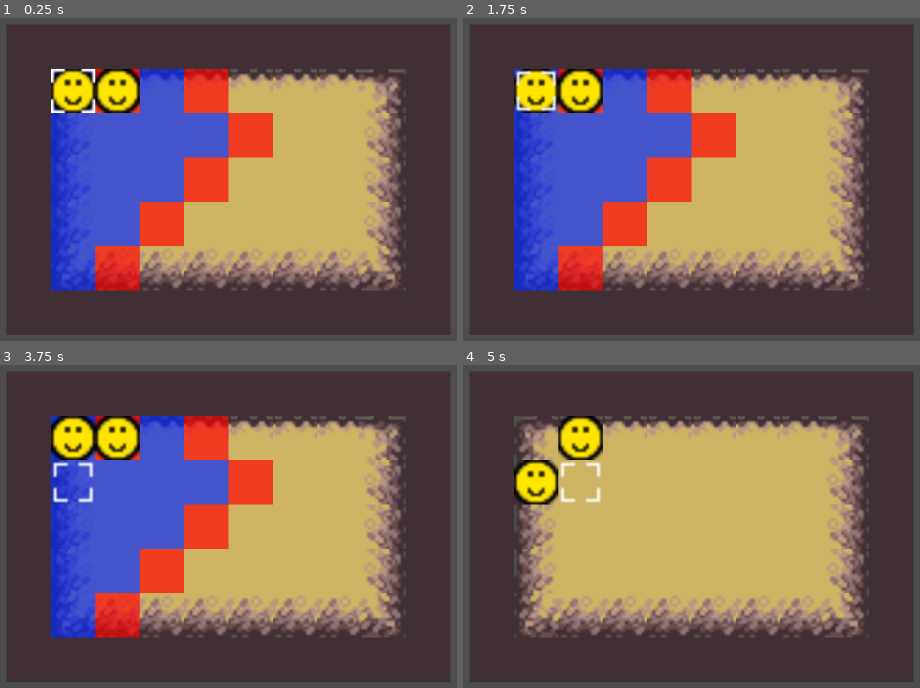
Above: before the commit, frames 1-4 (two rows, left to right).
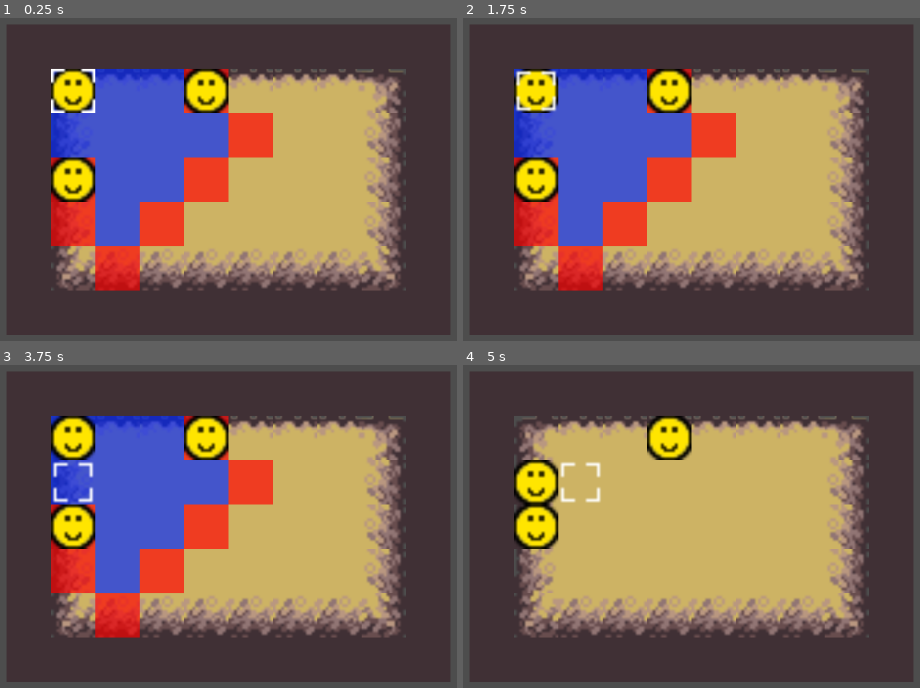
Above: after the commit, the same moments.

Repository: JonasBachmeier-UNI/GameEngineering
Game: Godot game, scene res://test.tscn
Two runs of this game, one before a commit and one after it. Both use one fixed random seed, a clock stepped at 60 frames per second and the inputs below.
Inputs:
- Up to frame 1 (0.25 s): no input
- Up to frame 2 (1.75 s): hold Up (ui_up) from 0.53 s (still down); tap Space (ui_select) at 0.77, 1.52 s; tap Enter at 1.25 s
- Up to frame 3 (3.75 s): release Up (ui_up) at 2.03 s; hold Left (ui_left) 2.03-3.53 s; tap Space (ui_select) at 3.02 s; hold Down (ui_down) from 3.53 s (still down)
- Up to frame 4 (5 s): tap Space (ui_select) at 3.77, 4.52 s; release Down (ui_down) at 4.28 s; hold Right (ui_right) from 4.28 s (still down)

The runs differ from the first frame. In frame 1, 6.7% of the frame differs, in the area x 11-51%, y 15-85%; in frame 2, 6.7%; in frame 3, 6.7%; in frame 4, 3.8%.

Commit message:
bugfix: Gegner stacken

Diff:
--- a/nohonoramongthieves/Scripts/GameLogic/unit.gd
+++ b/nohonoramongthieves/Scripts/GameLogic/unit.gd
@@ -311,6 +311,7 @@
 	var target_unit = null
 	var id = coordinate_to_id(x_coord, y_coord)
 	for unit in units:
+		## AKTUELLER BUG: Einheit ohne HP wird noch angezeigt, aber in KI deswegen nicht mehr verfolgt
 		if unit.is_enemy != is_enemy and unit.hp > 0:
 			var enemy_id = coordinate_to_id(unit.x_coord, unit.y_coord)
 			var path_to_unit = astar.get_point_path(id, enemy_id)
--- a/nohonoramongthieves/game_manager.gd
+++ b/nohonoramongthieves/game_manager.gd
@@ -21,6 +21,9 @@
 func _process(delta: float) -> void:
 	## Kein Input möglich
 	if !is_player_turn:
+		return
+
+	if !cursor.is_active:
 		return
 
 	if Input.is_action_just_pressed("ui_text_backspace"):
--- a/nohonoramongthieves/test.tscn
+++ b/nohonoramongthieves/test.tscn
@@ -128,10 +128,13 @@
 
 [node name="Unit" parent="GameBoard/Units" instance=ExtResource("6_0du6g")]
 
+[node name="Unit3" parent="GameBoard/Units" instance=ExtResource("6_0du6g")]
+is_enemy = true
+y_coord = 3
+
 [node name="Unit2" parent="GameBoard/Units" instance=ExtResource("6_0du6g")]
 is_enemy = true
-x_coord = 2
-move_range = 2
+x_coord = 4
 
 [node name="Cursor" type="AnimatedSprite2D" parent="GameBoard"]
 sprite_frames = SubResource("SpriteFrames_kfbps")
@@ -154,4 +157,5 @@
 [connection signal="player_turn" from="GameManager" to="GameBoard/Cursor" method="_on_game_manager_player_turn"]
 
 [editable path="GameBoard/Units/Unit"]
+[editable path="GameBoard/Units/Unit3"]
 [editable path="GameBoard/Units/Unit2"]
--- a/nohonoramongthieves/unit_manager.gd
+++ b/nohonoramongthieves/unit_manager.gd
@@ -53,7 +53,6 @@
 
 func create_astar():
 	for unit in units:
-		is_ai_move = false
 		unit.create_astar_for_grid()
 
 func move_unit(unit, new_x, new_y):
@@ -79,6 +78,7 @@
 
 
 func ai_move(unit):
+	unit.update_board()
 	var ai_data = unit.get_shortest_path_to_enemy()
 	var shortest_path = ai_data[0]
 	var target_unit = ai_data[1]
